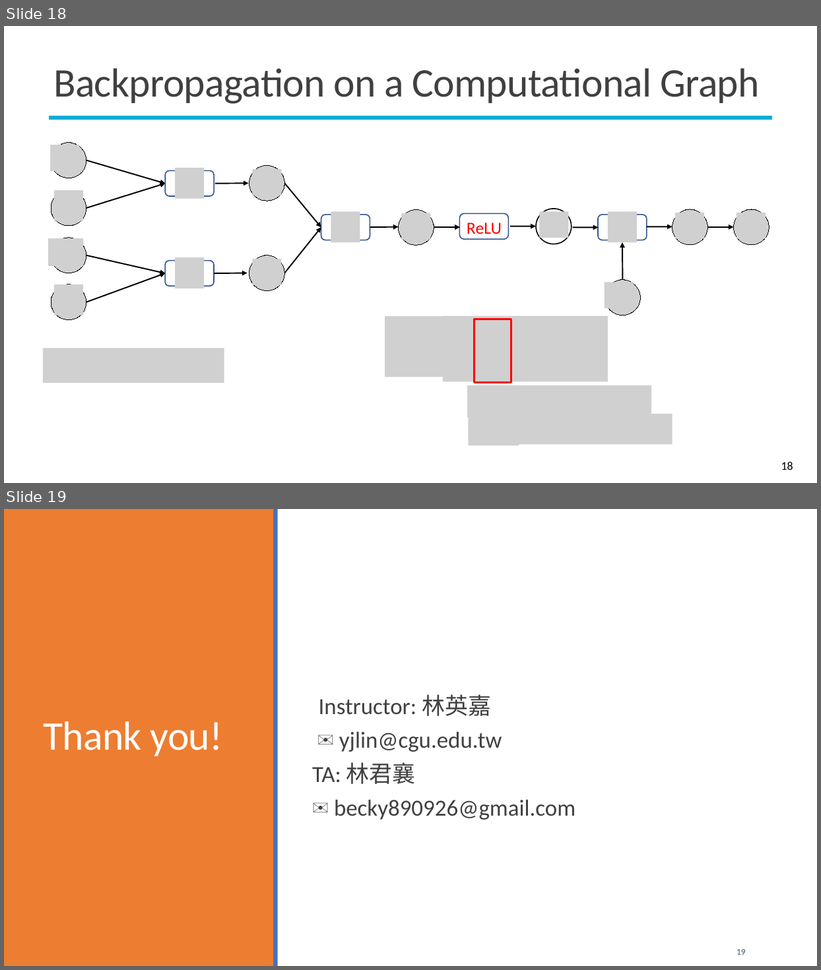
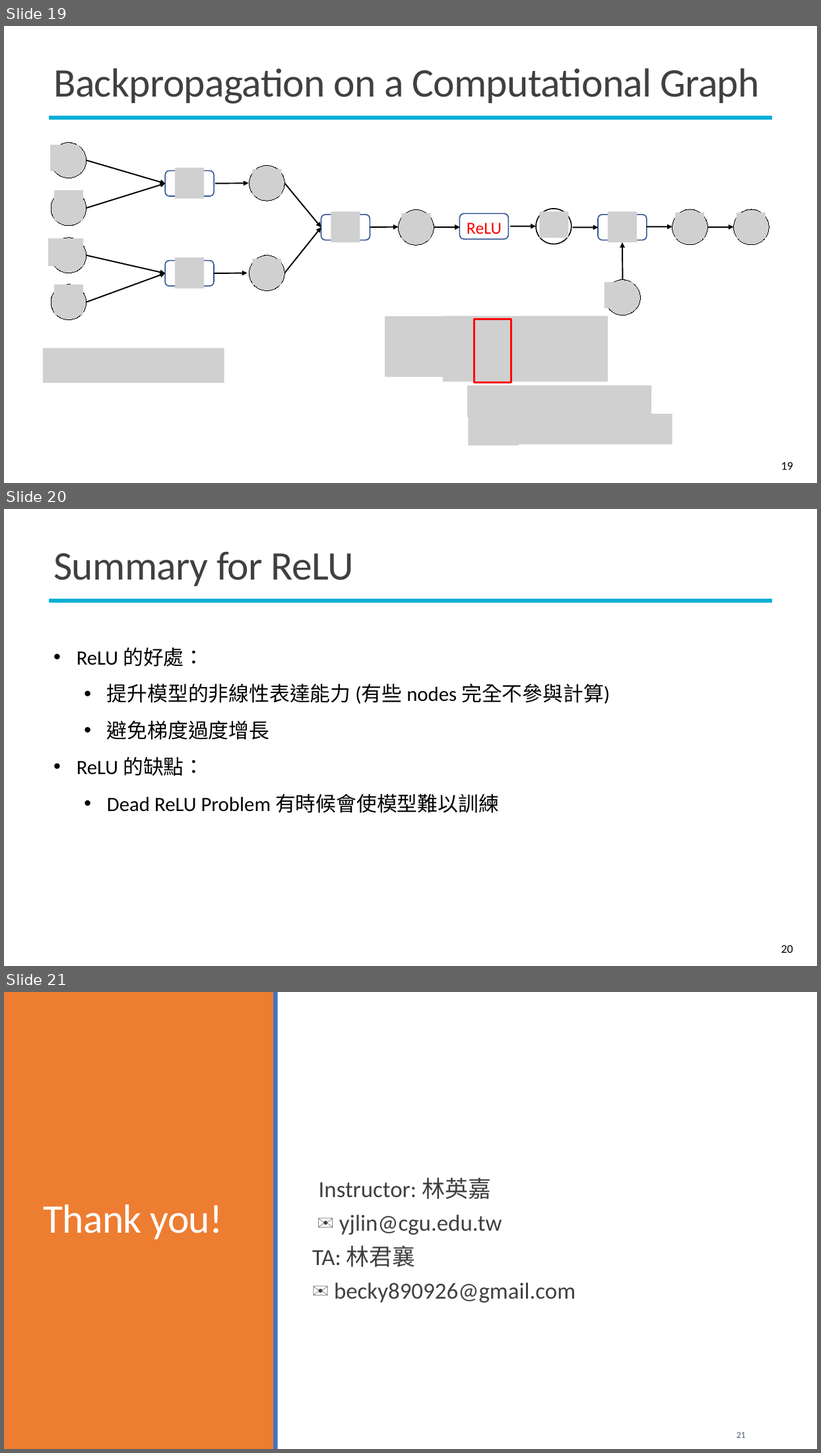
Before and after one commit to mcps5601/CGUDL_2025_Spring, a slide deck: slides/dl_framework_0317.pptx. Shown one above the other, each under a label of ours: slides 18 and 19 before the commit, slides 19, 20 and 21 after it. The pictures are 821x970 and 821x1453 pixels, drawn with LibreOffice and Linux fonts; fonts in the diff are those of the drawing; grey boxes stand for pictures; background and template pictures are left out. Boxes give left, top, right and bottom in pixels: in the first picture for what was removed or moved away, otherwise in the second. Text is boxed around its words. In the diff, an @@ line names an element or a change of style, - is before the commit and + after.

```diff
--- a/slides/dl_framework_0317.pptx
+++ b/slides/dl_framework_0317.pptx
@@ slide 20 added at (4, 509, 817, 966), background #FFFFFF; not listed: 1 template element that a slide beside it also shows @@
@@ title added at (54, 552, 354, 586), 48 pt, text #404040 @@
+Summary for ReLU
@@ text added at (77, 648, 610, 813), 24 pt, text #000000 @@
+• ReLU 的好處：
+  • 提升模型的非線性表達能力 (有些 nodes 完全不參與計算)
+  • 避免梯度過度增長
+• ReLU 的缺點：
+  • Dead ReLU Problem 有時候會使模型難以訓練
@@ page number added at (781, 945, 793, 953), 14 pt, text #000000 @@
+20
@@ what was slide 18 is now slide 19 @@
@@ page number at (781, 462, 793, 470): text changed @@
-18
+19
@@ what was slide 19 is now slide 21 @@
@@ page number at (737, 1432, 746, 1438): text changed @@
-19
+21
```
Also in this commit, not shown: 3 slides changed, 1 other slide added.
